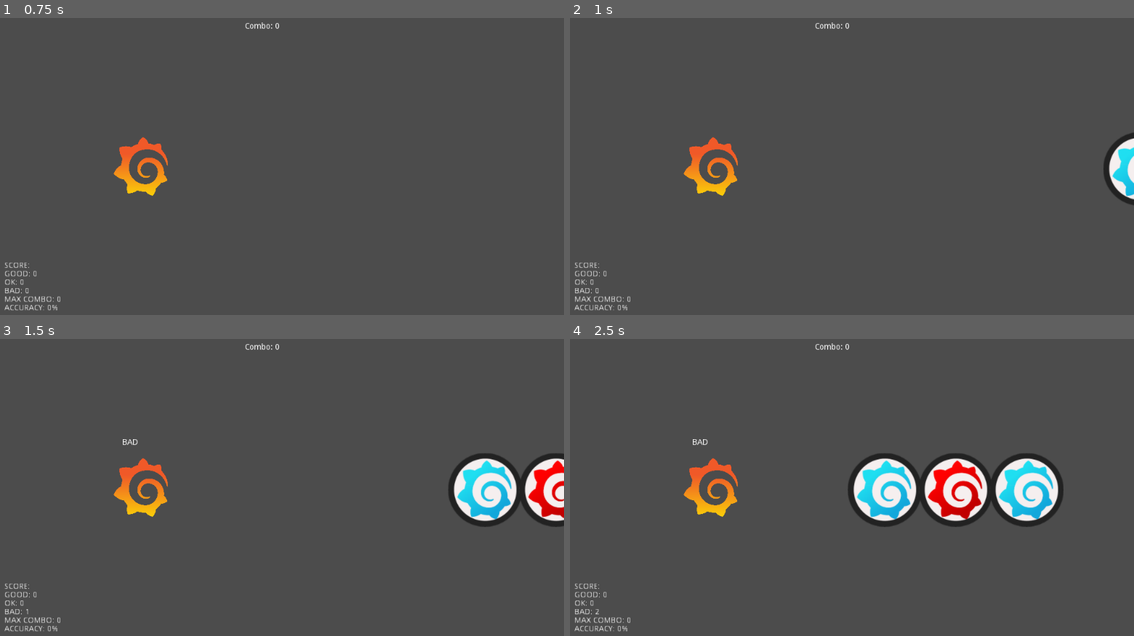
Above: before the commit, frames 1-4 (two rows, left to right).
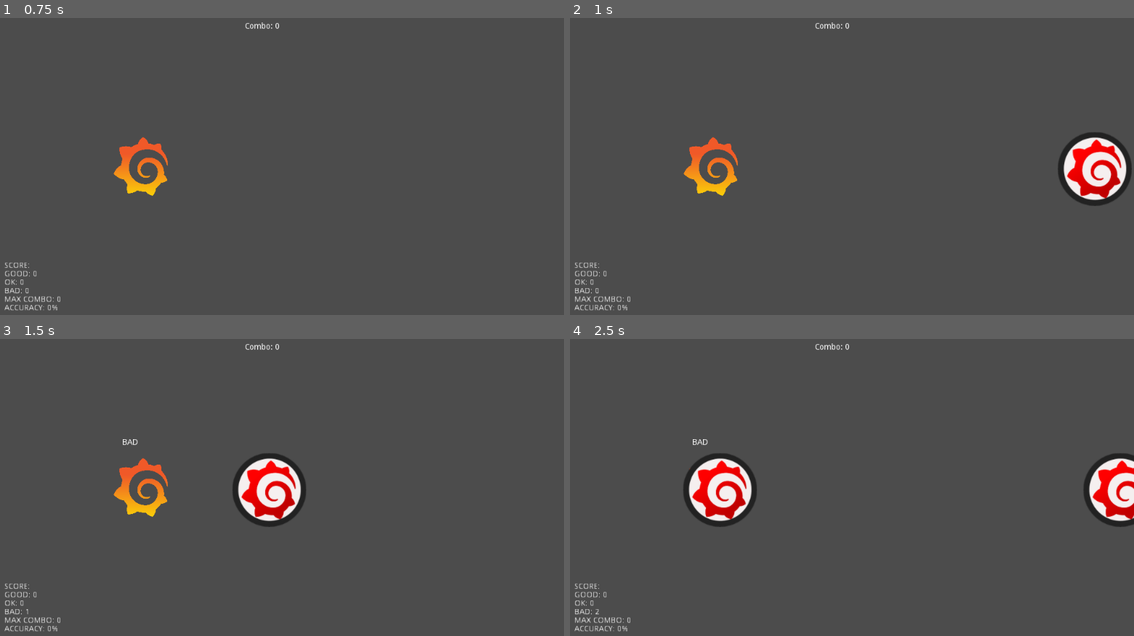
Above: after the commit, the same moments.

Repository: bossinc/grafana-no-taiko
Game: Godot game, scene res://Game.tscn
Two runs of this game, one before a commit and one after it. Both use one fixed random seed, a clock stepped at 60 frames per second and the inputs below.
Inputs:
- Up to frame 1 (0.75 s): tap Enter at 0.5 s; hold S (drum_blue) from 0.53 s (still down)
- Up to frame 2 (1 s): keep holding S (drum_blue)
- Up to frame 3 (1.5 s): release S (drum_blue) at 1.28 s; tap A (drum_red) at 1.35 s
- Up to frame 4 (2.5 s): hold S (drum_blue) from 2.03 s (still down)

Frame 1 is identical in both runs. In frame 2, 2.7% of the frame differs, in the area x 86-100%, y 38-64%; in frame 3, 6.6%; in frame 4, 12%, in the area x 20-100%, y 38-64%.

Commit message:
add music and improve song file

Diff:
--- a/Game.tscn
+++ b/Game.tscn
@@ -1,8 +1,9 @@
-[gd_scene load_steps=6 format=2]
+[gd_scene load_steps=7 format=2]
 
 [ext_resource path="res://Scripts/Game.gd" type="Script" id=1]
 [ext_resource path="res://Sprites/pngwing.com.png" type="Texture" id=2]
 [ext_resource path="res://Score.tscn" type="PackedScene" id=3]
+[ext_resource path="res://mactonite_-_One_Fine_Concerto.ogg" type="AudioStream" id=4]
 
 [sub_resource type="Gradient" id=1]
 offsets = PoolRealArray( 0, 0.221557, 1 )
@@ -49,4 +50,7 @@
 
 [node name="Score" parent="." instance=ExtResource( 3 )]
 position = Vector2( 38.5, 449.5 )
+
+[node name="Song" type="AudioStreamPlayer" parent="."]
+stream = ExtResource( 4 )
 [connection signal="timeout" from="Timer" to="." method="_on_Timer_timeout"]
--- a/Scripts/Game.gd
+++ b/Scripts/Game.gd
@@ -6,16 +6,79 @@
 # var b = "text"
 var drumObject = preload("res://Scripts/drum.gd")
 
-const LAST_TIME = 5000
+const LAST_TIME = 24100
+const SONG_VELOCITY = 15
+const START_OFFSET = 550
 
 const songFile = {
 	"hits": {
-		500: Enums.HitType.Blue,
-		750: Enums.HitType.Red,
-		1000: Enums.HitType.Blue,
+		1070: Enums.HitType.Red,
+		1530: Enums.HitType.Red,
 		2000: Enums.HitType.Red,
-		4000: Enums.HitType.Blue,
-		LAST_TIME: Enums.HitType.Blue
+		2490: Enums.HitType.Blue,
+		2950: Enums.HitType.Blue,
+		3200: Enums.HitType.Red,
+		3460: Enums.HitType.Red,
+		3700: Enums.HitType.Blue,
+		3940: Enums.HitType.Red,
+		4140: Enums.HitType.Red,
+		4250: Enums.HitType.Red,
+		4400: Enums.HitType.Red,
+		4650: Enums.HitType.Red,
+		4900: Enums.HitType.Blue,
+		5380: Enums.HitType.Blue,
+		5860: Enums.HitType.Blue,
+		6320: Enums.HitType.Red,
+		6820: Enums.HitType.Red,
+		7060: Enums.HitType.Red,
+		7300: Enums.HitType.Blue,
+		7550: Enums.HitType.Blue,
+		7790: Enums.HitType.Blue,
+		8040: Enums.HitType.Red,
+		8260: Enums.HitType.Red,
+		8500: Enums.HitType.Blue,
+		8750: Enums.HitType.Blue,
+		9210: Enums.HitType.Red,
+		9700: Enums.HitType.Red,
+		10180: Enums.HitType.Red,
+		10660: Enums.HitType.Red,
+		10890: Enums.HitType.Blue,
+		11150: Enums.HitType.Blue,
+		11390: Enums.HitType.Blue,
+		11640: Enums.HitType.Red,
+		11770: Enums.HitType.Blue,
+		11870: Enums.HitType.Blue,
+		11970: Enums.HitType.Blue,
+		12120: Enums.HitType.Red,
+		12350: Enums.HitType.Blue,
+		12590: Enums.HitType.Blue,
+		13060: Enums.HitType.Blue,
+		13540: Enums.HitType.Red,
+		14010: Enums.HitType.Red,
+		14490: Enums.HitType.Red,
+		14960: Enums.HitType.Red,
+		15450: Enums.HitType.Blue,
+		15940: Enums.HitType.Red,
+		16420: Enums.HitType.Red,
+		16890: Enums.HitType.Red,
+		17390: Enums.HitType.Red,
+		17870: Enums.HitType.Blue,
+		18330: Enums.HitType.Blue,
+		18820: Enums.HitType.Red,
+		19300: Enums.HitType.Blue,
+		19400: Enums.HitType.Blue,
+		19500: Enums.HitType.Blue,
+		19780: Enums.HitType.Red,
+		20250: Enums.HitType.Red,
+		20750: Enums.HitType.Red,
+		21220: Enums.HitType.Red,
+		21710: Enums.HitType.Red,
+		22190: Enums.HitType.Blue,
+		22670: Enums.HitType.Blue,
+		23140: Enums.HitType.Blue,
+		23390: Enums.HitType.Red,
+		23620: Enums.HitType.Red,
+		23860: Enums.HitType.Red,
 	}
 }
 
@@ -33,7 +96,7 @@
 
 # Called when the node enters the scene tree for the first time.
 func _ready():
-	pass # Replace with function body.
+	pass
 
 
 # Called every frame. 'delta' is the elapsed time since the previous frame.
@@ -42,14 +105,21 @@
 
 
 func _on_Timer_timeout():
+	if elapsedTime == START_OFFSET:
+		$Song.play()
+
+
+	if elapsedTime == LAST_TIME:
+		$Song.stop()
+		$Timer.stop()
+		print('end of song')
+		return
+
 	elapsedTime += 10
 	_create_hit()
-	$HitStream.position.x -= 5;
+	$HitStream.position.x -= SONG_VELOCITY;
 	_delete_node()
 
-	if (elapsedTime == LAST_TIME + 2000):
-		$Timer.stop()
-		print('end of song')
 
 func _has_hit(drumHit):
 	var node = $HitStream.get_children()[0]
@@ -89,10 +159,13 @@
 	if($HitStream.get_child_count() == 0):
 		return
 
+	# for logging out the hits to create the map manually
 	if isRed:
-		print(_has_hit(Enums.HitType.Red))
+		_has_hit(Enums.HitType.Red)
+		print(str(elapsedTime) + ": Enums.HitType.Red,")
 	if isBlue:
-		print(_has_hit(Enums.HitType.Blue))
+		_has_hit(Enums.HitType.Blue)
+		print(str(elapsedTime) + ": Enums.HitType.Blue,")
 
 	$Combo.text = 'Combo: ' + str(comboStreak)
 
@@ -101,6 +174,9 @@
 
 func _create_hit():
 	var key = elapsedTime
+
+	key += START_OFFSET
+
 	if(songFile.hits.has(key)):
 		var hit = songFile.hits[key]
 		var drum = null
Not shown, added: mactonite_-_One_Fine_Concerto.ogg.import
Not shown, added: mactonite_-_One_Fine_Concerto.ogg
